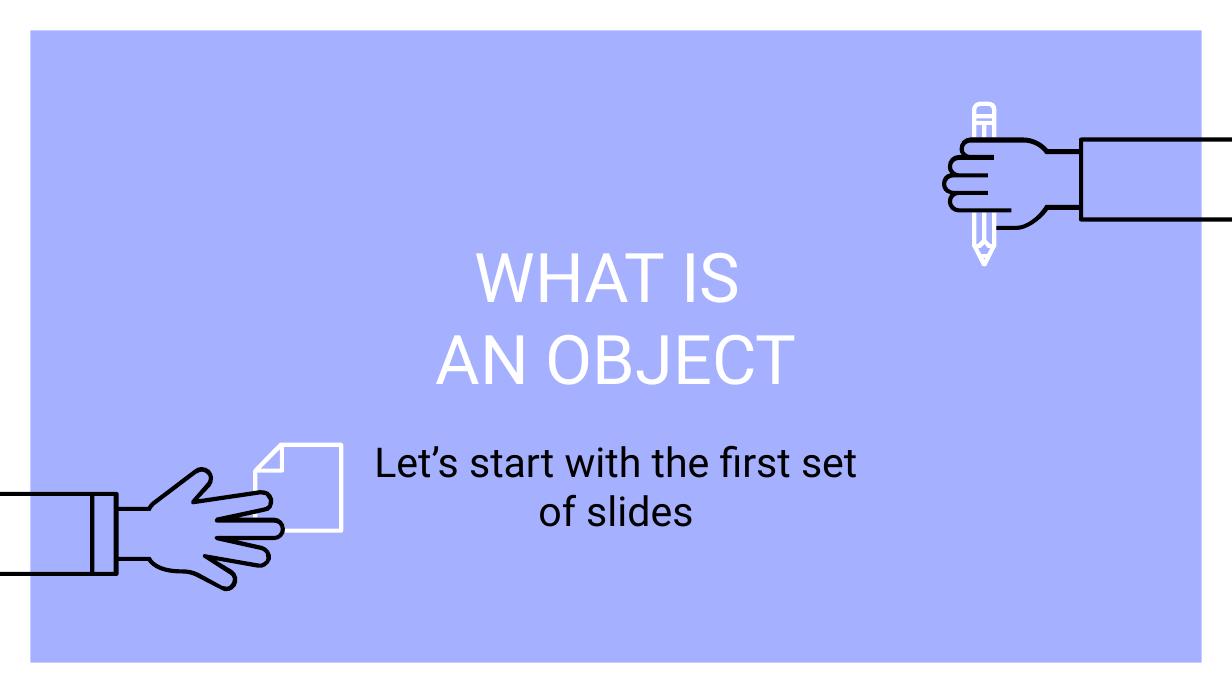
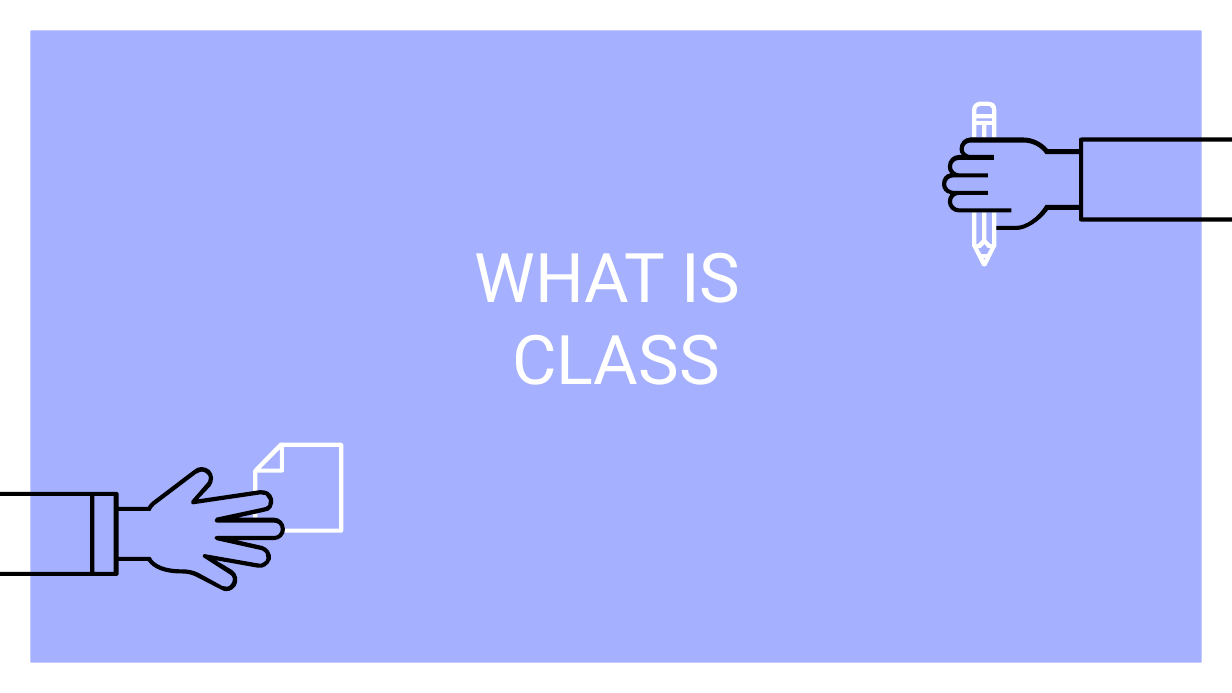
Before and after one commit to VoLeKhanhDuy/XDPM_HDT, a slide deck: slide 20 of chuong 4.pptx (slide 15 before the commit). Drawn at 1232x693 pixels with LibreOffice and Linux fonts; fonts in the diff are those of the drawing. Boxes give left, top, right and bottom in pixels: in the first picture for what was removed or moved away, otherwise in the second. Text is boxed around its words. In the diff, an @@ line names an element or a change of style, - is before the commit and + after.

```diff
--- a/chuong 4.pptx
+++ b/chuong 4.pptx
@@ title at (475,253,740,385): text changed @@
-WHAT IS
-AN OBJECT
+WHAT IS
+CLASS
@@ subtitle removed at (374,445,857,527) @@
-Let’s start with the first set of slides
```
Also in this commit, not shown: 13 other slides changed, 35 slides added, 25 slides removed, 3 other files.
